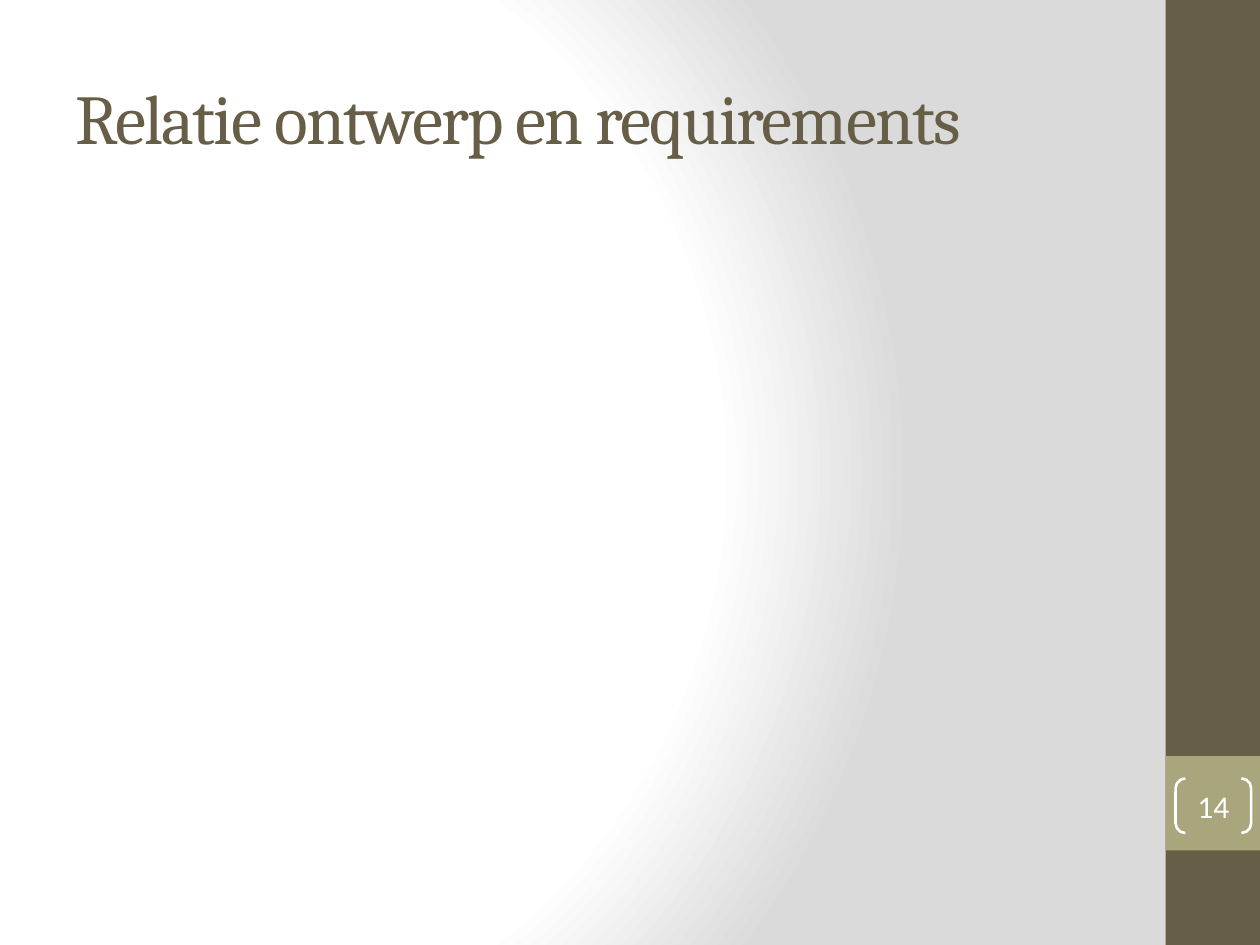
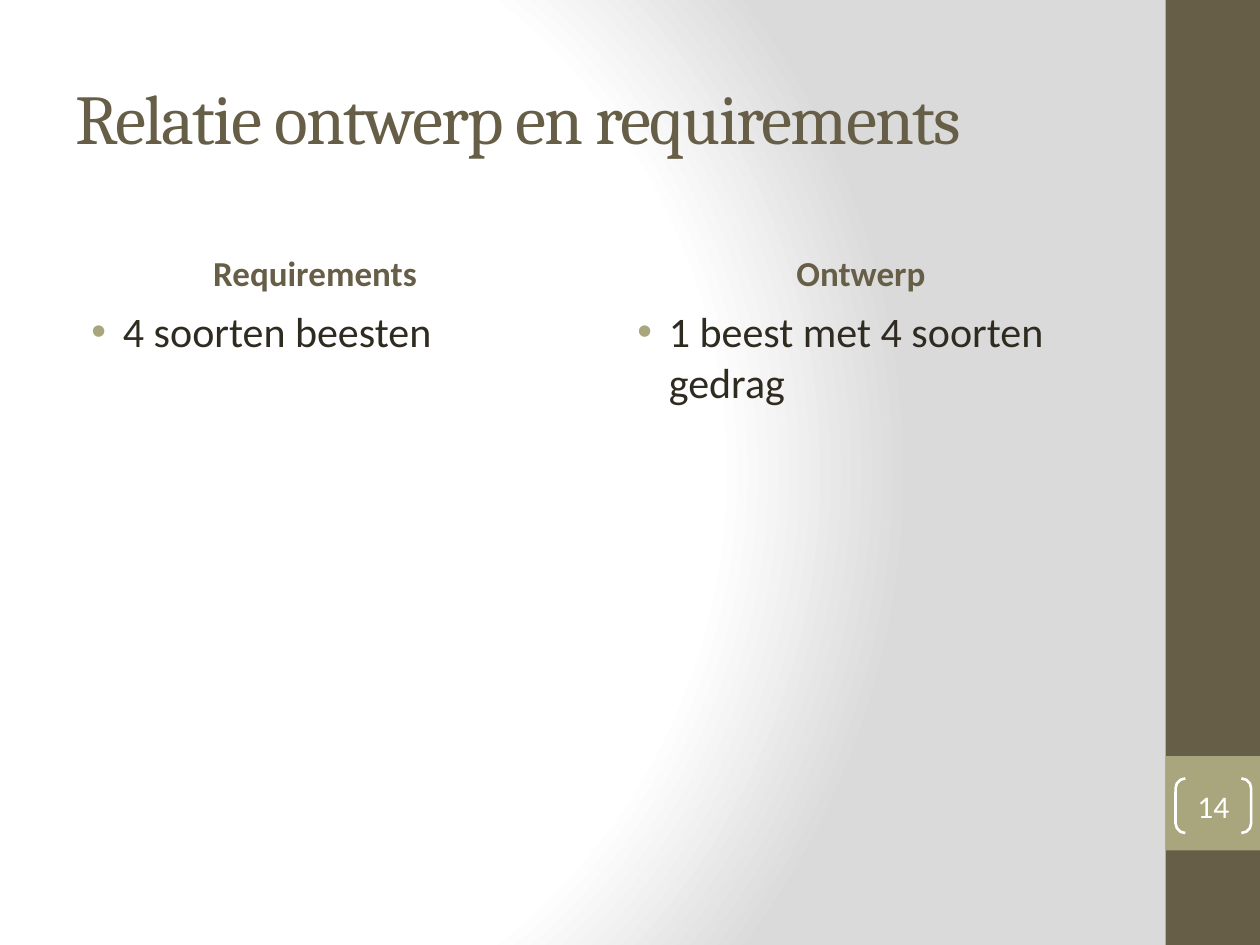
Before and after one commit to patrick1973/life-2, a slide deck: slide 14 of presentatie/Life 2013.pptx. Drawn at 1260x945 pixels with LibreOffice and Linux fonts; fonts in the diff are those of the drawing. Boxes give left, top, right and bottom in pixels: in the first picture for what was removed or moved away, otherwise in the second. Text is boxed around its words. In the diff, an @@ line names an element or a change of style, - is before the commit and + after.

```diff
--- a/presentatie/Life 2013.pptx
+++ b/presentatie/Life 2013.pptx
@@ text added at <box>213,261,417,292</box>, 20 pt, text #675E47, bold @@
+Requirements
@@ text added at <box>796,263,925,292</box>, 20 pt, text #675E47, bold @@
+Ontwerp
@@ text added at <box>123,318,431,348</box>, 24 pt, text #2F2B20 @@
+• 4 soorten beesten
@@ text added at <box>669,318,1043,406</box>, 24 pt, text #2F2B20 @@
+• 1 beest met 4 soorten gedrag
```
Also in this commit, not shown: 1 other slide changed, 2 slides added.
